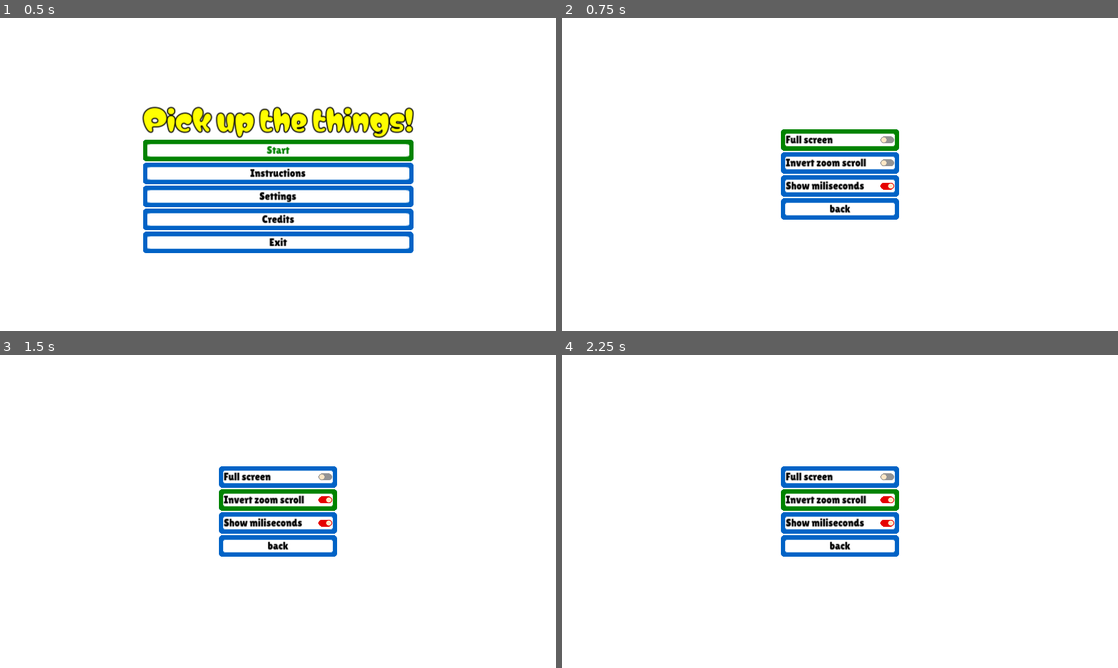
Above: before the commit, frames 1-4 (two rows, left to right).
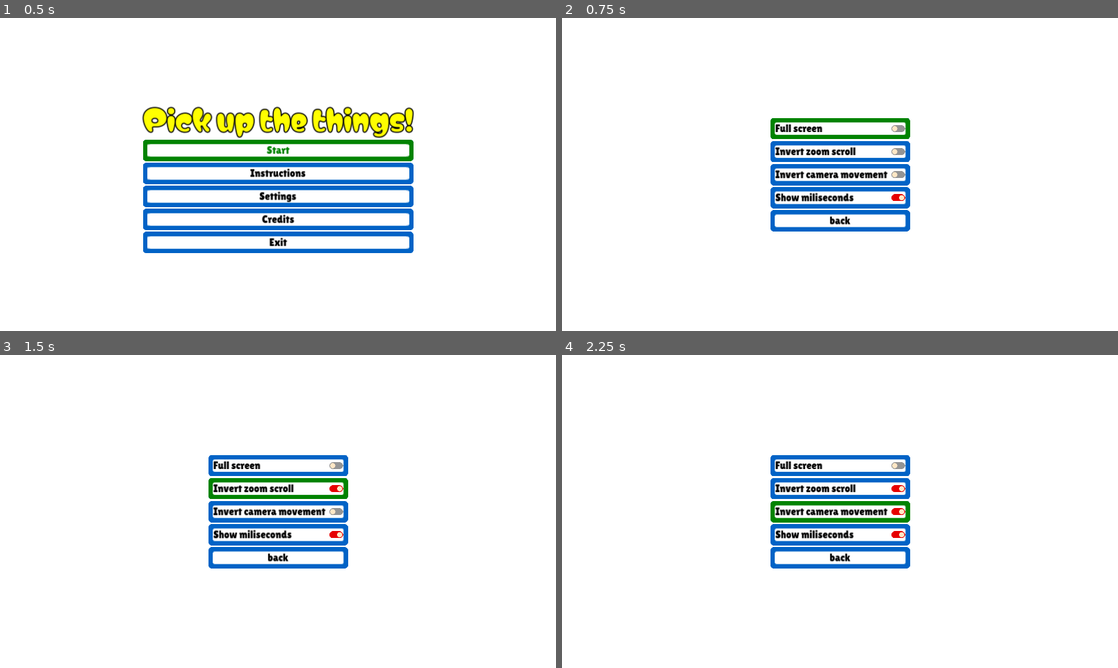
Above: after the commit, the same moments.

Repository: tfcb93/pick-up-the-things
Game: Godot game, scene res://Scenes/Start_screen.tscn
The game is run twice, just before and just after one commit, with the same random seed, the same clock (stepped at 60 frames per second) and the same inputs.
Inputs (mouse positions are in pixels of both pictures, inside the frame that each line leads up to):
- Up to frame 1 (0.5 s): no input
- Up to frame 2 (0.75 s): click "Settings" at 0.5 s
- Up to frame 3 (1.5 s): click "Invert zoom scroll" at 1.25 s
- Up to frame 4 (2.25 s): click (840, 511) at 2 s, where only the run after the commit has a clickable "Invert camera movement"

Frame 1 is identical in both runs. In frame 2, 7.5% of the frame differs, in the area x 37-63%, y 32-69%; in frame 3, 7.5%; in frame 4, 7.5%.

Commit message:
Includes inverted camera settings; Changes miliseconds for the right format

Diff:
--- a/Scenes/Settings.tscn
+++ b/Scenes/Settings.tscn
@@ -37,6 +37,10 @@
 focus_neighbor_bottom = NodePath("../show_mili")
 text = "Invert zoom scroll"
 
+[node name="invert_camera" type="CheckButton" parent="VBoxContainer"]
+layout_mode = 2
+text = "Invert camera movement "
+
 [node name="show_mili" type="CheckButton" parent="VBoxContainer"]
 layout_mode = 2
 focus_neighbor_top = NodePath("../invert_scroll")
@@ -53,5 +57,6 @@
 
 [connection signal="toggled" from="VBoxContainer/fullscreen" to="." method="_on_check_button_toggled"]
 [connection signal="toggled" from="VBoxContainer/invert_scroll" to="." method="_on_invert_scroll_toggled"]
+[connection signal="toggled" from="VBoxContainer/invert_camera" to="." method="_on_invert_camera_toggled"]
 [connection signal="toggled" from="VBoxContainer/show_mili" to="." method="_on_show_mili_toggled"]
 [connection signal="pressed" from="VBoxContainer/Button" to="." method="_on_button_pressed"]
--- a/Scripts/CameraPivot.gd
+++ b/Scripts/CameraPivot.gd
@@ -6,13 +6,16 @@
 ## Mouse variables
 @export var mouse_sensibility := 0.05;
 @export var invert_wheel_movement := false;
+@export var invert_camera_movement := false;
 @export_range(1,10,1) var wheel_sensibility := 1;
 
 func _ready() -> void:
 	# this is necessary, otherwise the camera will move
 	set_as_top_level(true);
 	invert_wheel_movement = globals.is_scroll_inverted;
-	events.connect("invert_mouse", _on_mouse_inverted);
+	invert_camera_movement = globals.is_camera_inverted;
+	events.connect("invert_scroll", _on_scroll_inverted);
+	events.connect("invert_camera", _on_camera_inverted);
 
 func _process(_delta: float) -> void:
 	if (not globals.time_is_out and not globals.game_is_stop):
@@ -20,16 +23,19 @@
 	else:
 		game_stop_camera();
 
-func _on_mouse_inverted(is_inverted: bool) -> void:
+func _on_scroll_inverted(is_inverted: bool) -> void:
 	invert_wheel_movement = is_inverted;
+
+func _on_camera_inverted(is_inverted: bool) -> void:
+	invert_camera_movement = is_inverted;
 
 func _unhandled_input(event: InputEvent) -> void:
 	if (not globals.game_is_stop):
 		if (event is InputEventMouseMotion):
-			rotation_degrees.y -= event.relative.x * mouse_sensibility;
+			rotation_degrees.y -= event.relative.x * mouse_sensibility if (not invert_camera_movement) else event.relative.x * mouse_sensibility * -1;
 			rotation_degrees.y = wrapf(rotation_degrees.y, 0.0, 360.0);
 
-			rotation_degrees.x -= event.relative.y * mouse_sensibility;
+			rotation_degrees.x -= event.relative.y * mouse_sensibility if (not invert_camera_movement) else event.relative.y * mouse_sensibility * -1;
 			rotation_degrees.x = clamp(rotation_degrees.x, -45.0, 0.0);
 		if (event is InputEventMouseButton):
 			if (event.button_index == MOUSE_BUTTON_WHEEL_UP):
--- a/Scripts/Events.gd
+++ b/Scripts/Events.gd
@@ -19,4 +19,5 @@
 signal is_unpaused;
 
 
-signal invert_mouse(is_inverted: bool);
+signal invert_scroll(is_inverted: bool);
+signal invert_camera(is_inverted: bool);
--- a/Scripts/Settings.gd
+++ b/Scripts/Settings.gd
@@ -2,11 +2,13 @@
 
 @onready var fullscreen_toggle := $VBoxContainer/fullscreen;
 @onready var scroll_toggle := $VBoxContainer/invert_scroll;
+@onready var inv_camera_toggle := $VBoxContainer/invert_camera;
 @onready var millisec_toggle := $VBoxContainer/show_mili;
 
 func _ready() -> void:
 	fullscreen_toggle.button_pressed = globals.is_game_in_fullscreen;
-	scroll_toggle.button_pressed = globals.is_scroll_inverted
+	scroll_toggle.button_pressed = globals.is_scroll_inverted;
+	inv_camera_toggle.button_pressed = globals.is_camera_inverted;
 	millisec_toggle.button_pressed = globals.is_showing_miliseconds
 	fullscreen_toggle.grab_focus();
 
@@ -18,15 +20,16 @@
 		DisplayServer.window_set_mode(DisplayServer.WINDOW_MODE_WINDOWED);
 		globals.is_game_in_fullscreen = false;
 
-
 func _on_button_pressed() -> void:
 	get_tree().change_scene_to_file("res://Scenes/Start_screen.tscn");
 
-
 func _on_invert_scroll_toggled(toggled_on: bool) -> void:
 	globals.is_scroll_inverted = toggled_on;
-	events.emit_signal("invert_mouse", toggled_on);
-
+	events.emit_signal("invert_scroll", toggled_on);
 
 func _on_show_mili_toggled(toggled_on: bool) -> void:
 	globals.is_showing_miliseconds = toggled_on;
+
+func _on_invert_camera_toggled(toggled_on: bool) -> void:
+	globals.is_camera_inverted = toggled_on;
+	events.emit_signal("invert_camera", toggled_on);
--- a/Scripts/UI.gd
+++ b/Scripts/UI.gd
@@ -43,7 +43,6 @@
 func set_timer_text() -> void:
 	if (globals.is_showing_miliseconds):
 		timerLabel.text = "%1.3f" % runTimer.time_left;
-		timerLabel.text = timerLabel.text.replace(".",":");
 	else:
 		timerLabel.text = "%2d" % runTimer.time_left;
 
--- a/Scripts/WorldGlobals.gd
+++ b/Scripts/WorldGlobals.gd
@@ -13,4 +13,5 @@
 # settings
 var is_game_in_fullscreen := false;
 var is_scroll_inverted := false;
+var is_camera_inverted := false;
 var is_showing_miliseconds := true;
